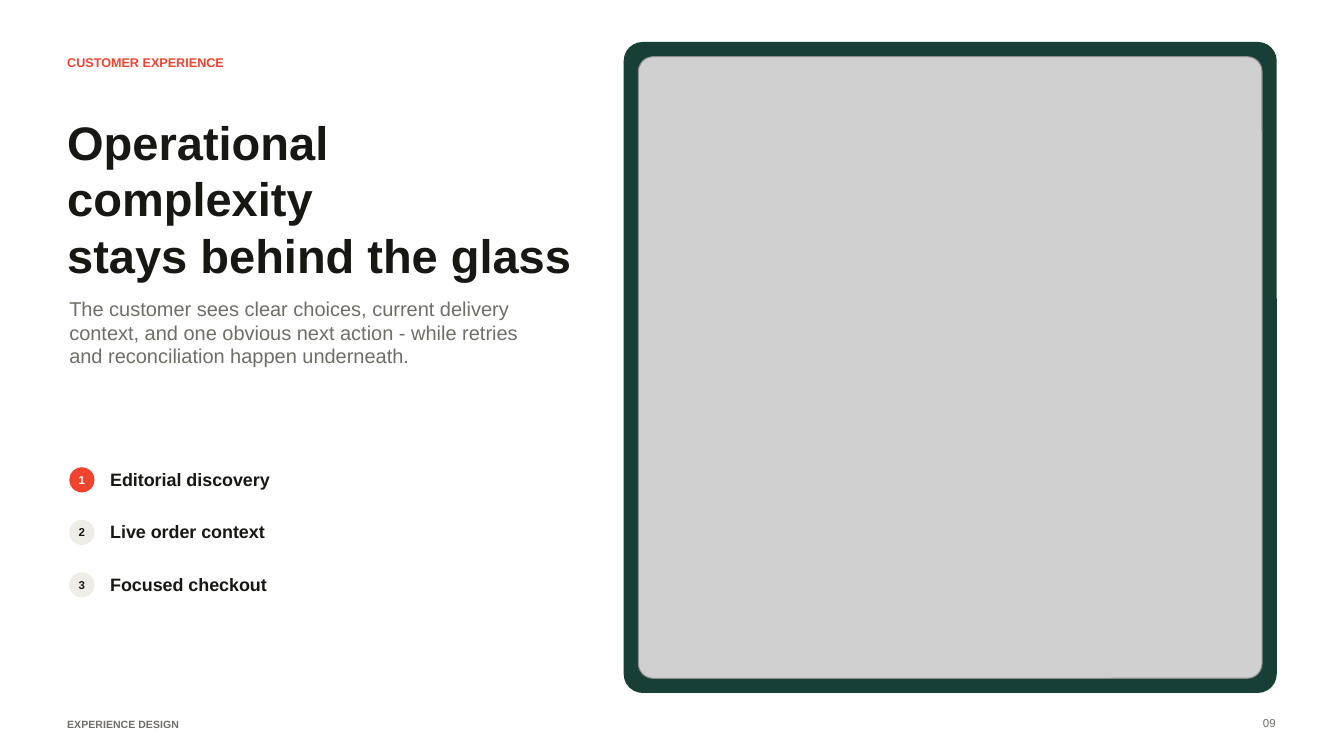
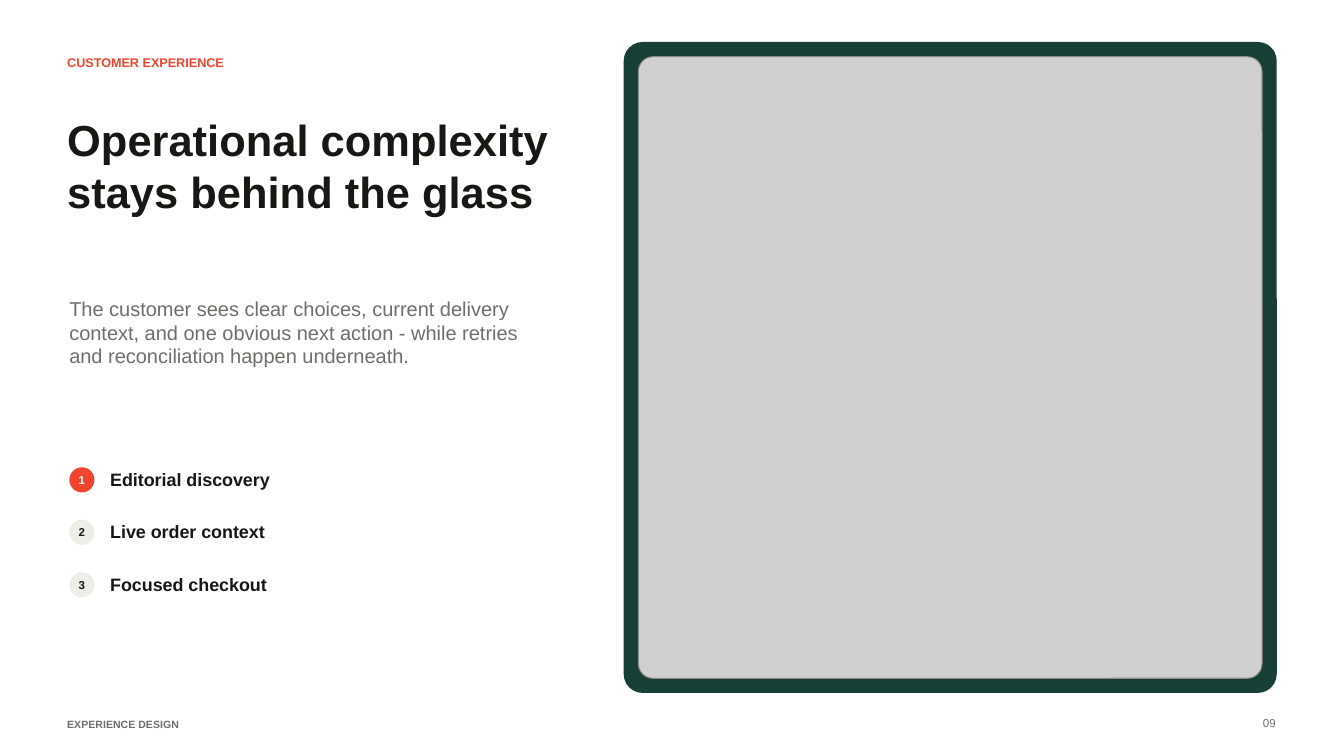
Before and after one commit to xkyota/food-delivery-schematic-project, a slide deck: slide 10 of output/presentation/foodflow-system-design.pptx (slide 9 before the commit). Drawn at 1344x756 pixels with LibreOffice and Linux fonts; fonts in the diff are those of the drawing; grey boxes stand for pictures. Boxes give left, top, right and bottom in pixels: in the first picture for what was removed or moved away, otherwise in the second. Text is boxed around its words. In the diff, an @@ line names an element or a change of style, - is before the commit and + after.

```diff
--- a/output/presentation/foodflow-system-design.pptx
+++ b/output/presentation/foodflow-system-design.pptx
@@ text "Operational complexity" at (x1=67, y1=124, x2=548, y2=217): size 33.6 to 31.1 pt @@
```
Also in this commit, not shown: 2 other slides changed, 3 slides added, 1 slide removed, 4 other files.
